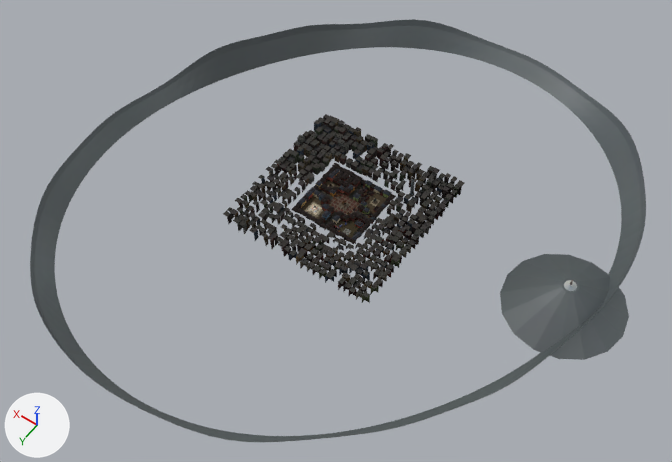
The glTF model public/assets/map.glb: old version first, new version second.
Both versions are drawn from a camera (50 mm lens) standing at (-686.0, 988.0, 1454.0) and looking at (-19.0, 55.0, -12.0). Every picture has the same lights, and +X, +Y and +Z are marked at lower left. The picture after the commit comes second. Where no turn or scale is listed for an object, it has been applied to the vertices. Vertices at exactly the same position are counted once.

Names of what the first picture shows: 'Arena', 'Backdrop', 'Scenery'.
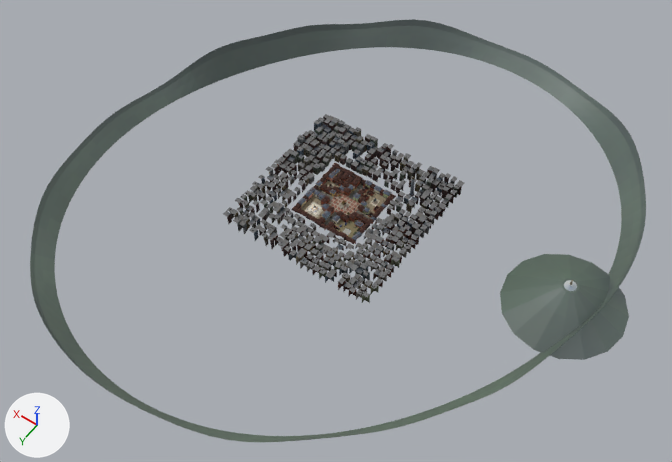
The edits, one by one:
me_arena has 7321 vertices, 10904 faces and spans x -75.0..75.0, y -75.0..75.0, z -7.0..7.0.
me_arena is used by ob_arena; location (0.0, 0.0, 7.0).
me_arena part 1: 10895 kept faces spanning x -75.0..75.0, y -75.0..75.0, z -7.0..7.0 get new vertex colours.
me_arena_002 has 1394 vertices, 2084 faces and spans x -1590.0..1590.0, y -1123.0..1123.0, z -180.0..180.0.
me_arena_002 is used by ob_backdrop; location (0.0, 527.0, 140.0).
me_arena_002 part 2: 11 of 1394 vertices moved; they spanned x -536.0..-110.0, y -555.0..13.0, z -154.0..-88.0 and now span x -536.0..-110.0, y -555.0..13.0, z -154.0..-88.0; mean shift (0.0, 0.0, 0.0); largest move (-536.0, -555.0, -90.0) -> (-494.0, -501.0, -154.0).
me_arena_002 part 3: 1990 kept faces spanning x -1590.0..1590.0, y -1123.0..1123.0, z -180.0..180.0 get new vertex colours; the middle colour goes from grey #838c94 to grey #89939e.
me_arena_001 is used by ob_scenery; location (-2.0, 2.0, 29.0).
me_arena_001 had 91435 vertices, 79170 faces and spanned x -176.0..176.0, y -176.0..176.0, z -30.0..30.0.
me_arena_001 now has 135674 vertices, 119257 faces and spans x -176.0..176.0, y -176.0..176.0, z -30.0..30.0.
me_arena_001 part 4: 2126 vertices moved within x -73.0..109.0, y -68.0..64.0, z -29.0..-10.0; 4007 vertices removed from x -101.0..75.0, y -68.0..119.0, z -30.0..-7.0; 52926 vertices added at x -101.0..77.0, y -76.0..119.0, z -30.0..-8.0.
me_arena_001 part 5: 31064 kept faces spanning x -176.0..176.0, y -176.0..176.0, z -30.0..30.0 get new vertex colours.
Other edits to the shape of me_arena_001 do not show in these pictures.

Changed parts and their boxes (x1, y1, x2, y2) in the pictures (672 x 462 px; the box of a moved part takes in the faces that stretch with it):
part 1 of me_arena, recoloured (lighter): (300, 171, 393, 244) in both
part 2 of me_arena_002, moved or reshaped: (196, 306, 604, 442) in both
part 3 of me_arena_002, edited (looks the same): (30, 19, 646, 442) in both
part 4 of me_arena_001, reshaped: before (283, 176, 386, 241); after (283, 167, 392, 241)
part 5 of me_arena_001, recoloured (lighter): (223, 114, 464, 303) in both
